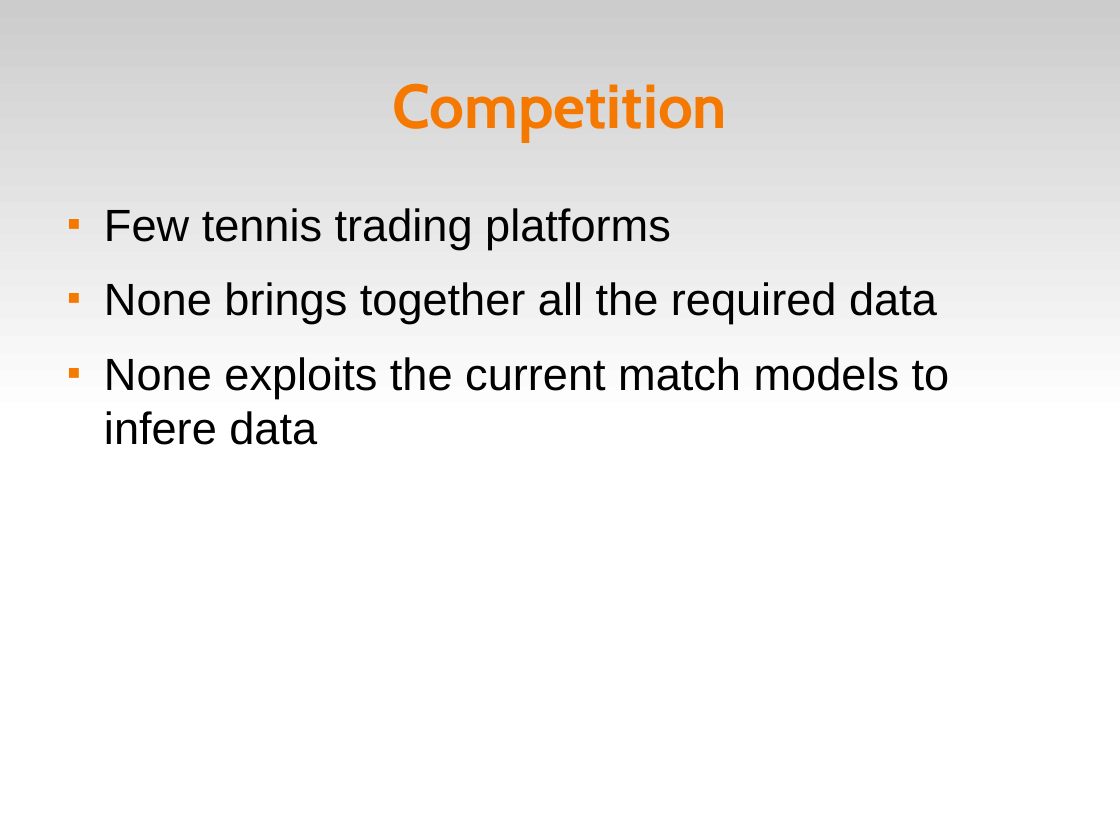
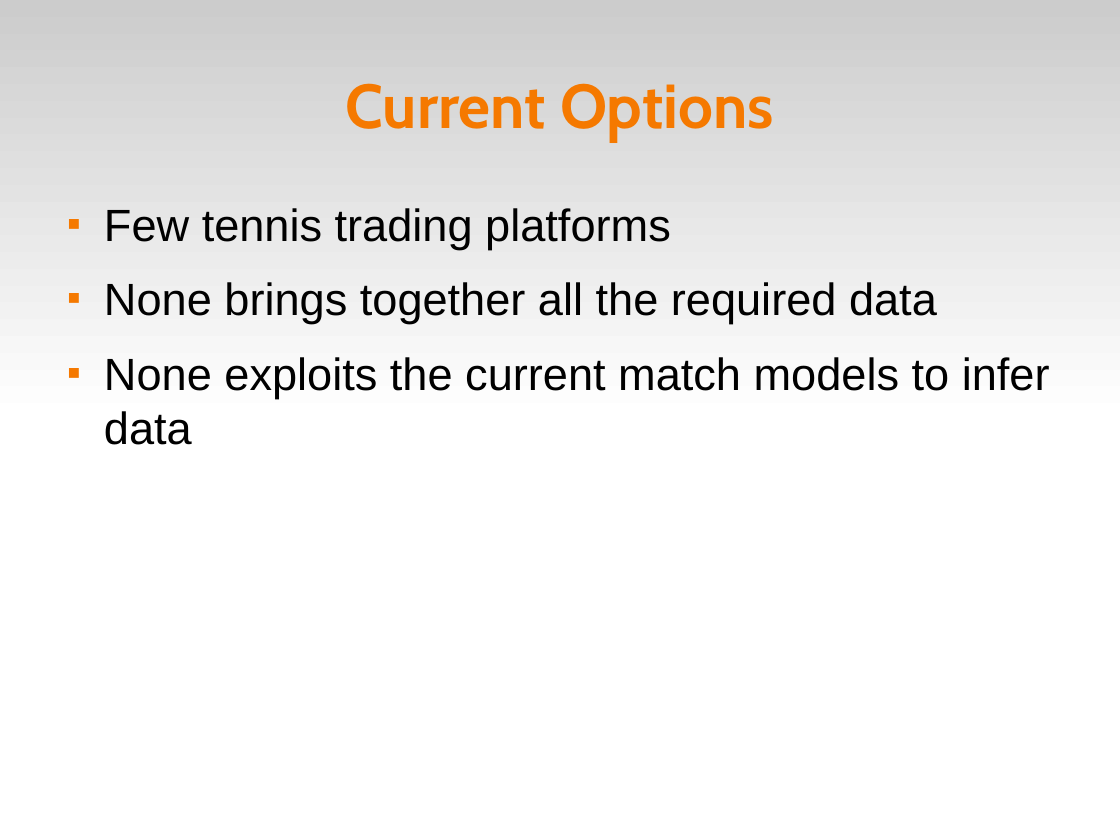
Before and after one commit to paul-g/protrade, a slide deck: slide 6 of docs/presentation/proTrader_presentation.odp. Drawn at 1120x840 pixels with LibreOffice and Linux fonts; fonts in the diff are those of the drawing. Boxes give left, top, right and bottom in pixels: in the first picture for what was removed or moved away, otherwise in the second. Text is boxed around its words. In the diff, an @@ line names an element or a change of style, - is before the commit and + after.

```diff
--- a/docs/presentation/proTrader_presentation.odp
+++ b/docs/presentation/proTrader_presentation.odp
@@ title at (x1=346, y1=83, x2=774, y2=142): text changed @@
-Competition
+Current Options
@@ text at (x1=104, y1=357, x2=1050, y2=445): text changed @@
-■ None exploits the current match models to infere data
+■ None exploits the current match models to infer data
```
Also in this commit, not shown: 2 other slides changed, 3 slides added, 3 other files.
